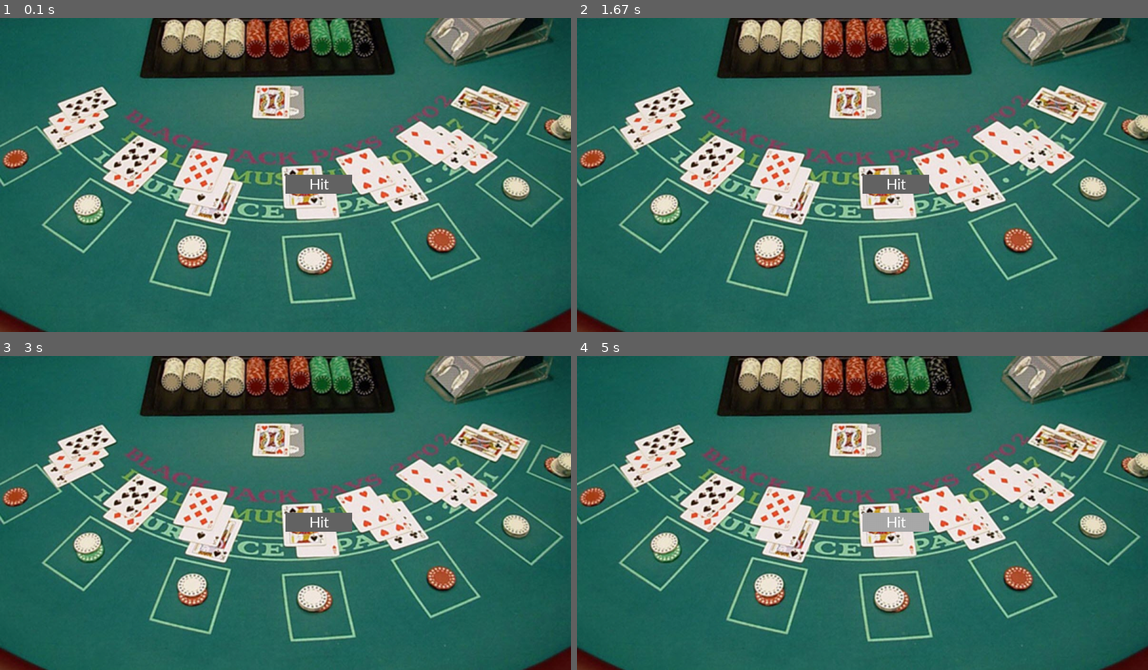
Above: before the commit, frames 1-4 (two rows, left to right).
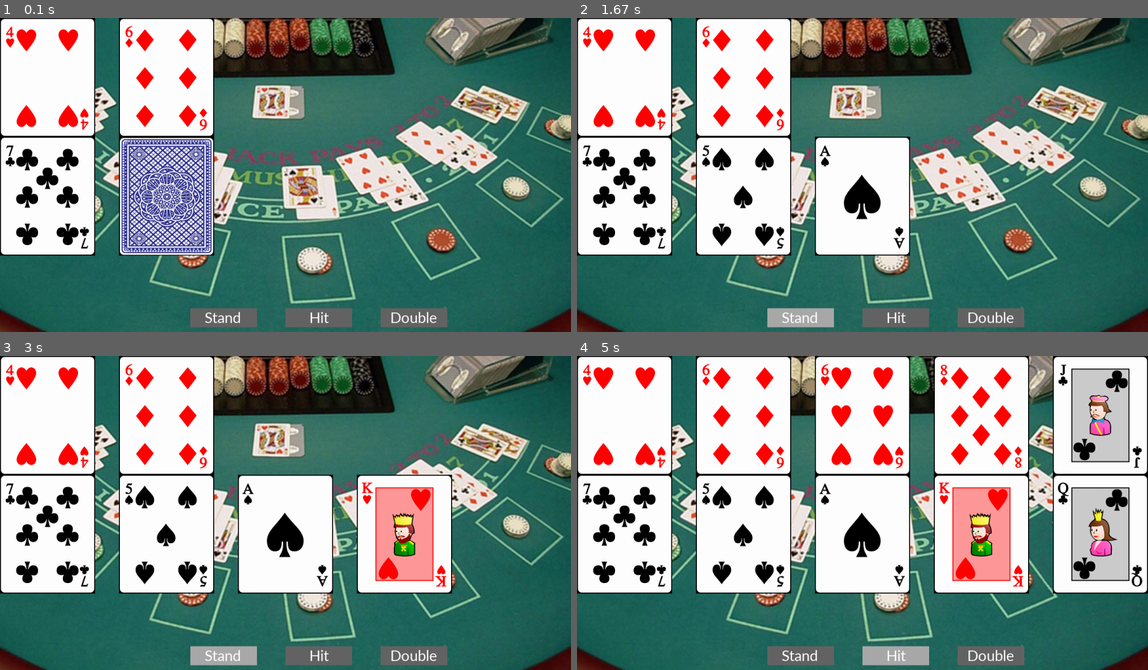
Above: after the commit, the same moments.

Repository: Einar12345/Black-Jack-pygame
Game: pygame game, started from Black-Jack-pygame.py
The game is run twice, just before and just after one commit, with the same random seed, the same clock (stepped at 60 frames per second) and the same inputs.
Inputs (mouse positions are in pixels of both pictures, inside the frame that each line leads up to):
- Up to frame 1 (0.1 s): no input
- Up to frame 2 (1.67 s): click (799, 316) at 0.38 s, where only the run after the commit has a clickable "Stand"
- Up to frame 3 (3 s): no input
- Up to frame 4 (5 s): move the mouse to (1010, 563) at 3.3 s; click (1010, 563) at 3.58 s; click "Hit" at 4.05 s; click "Hit" at 4.38 s; click "Hit" at 4.72 s

The runs differ from the first frame. In frame 1, 28% of the frame differs, in the area x 0-79%, y 0-99%; in frame 2, 33%; in frame 3, 40%; in frame 4, 64%, in the area x 0-100%, y 0-99%.

Commit message:
23-03-17

Diff:
--- a/Black-Jack-pygame.py
+++ b/Black-Jack-pygame.py
@@ -32,13 +32,25 @@
 
 smallfont = pygame.font.SysFont('Corbel',35)
 text = smallfont.render('Hit' , True , color)
+text2 = smallfont.render('Stand' , True , color)
+text3 = smallfont.render('Double' , True , color)
 
 val=""
-kort=""
-kort2=""
+skort=""
+skort2=""
+skort3=""
+skort4=""
+skort5=""
 spelare = []
 x = -250
 hit=0
+stand=0
+double=0
+dkort=""
+dkort2=""
+dkort3=""
+dkort4=""
+dkort5=""
 
 while True:
 
@@ -53,9 +65,15 @@
 
             #if the mouse is clicked on the
             # button the game is terminated
-            if width/2 <= mouse[0] <= width/2+140 and height/2 <= mouse[1] <= height/2+40:
+            if width/2 <= mouse[0] <= width/2+140 and height-50 <= mouse[1] <= height-10:
                 hit+=1
                 x+=250
+
+            if width/3 <= mouse[0] <= width/3+140 and height-50 <= mouse[1] <= height-10:
+            	stand=1
+
+            if width/3*2 <= mouse[0] <= width/3*2+140 and height-50 <= mouse[1] <= height-10:
+            	double=1
 
     # Do logical updates here.
     # ...
@@ -70,13 +88,32 @@
 
     mouse = pygame.mouse.get_pos()
 
-    if width/2 <= mouse[0] <= width/2+140 and height/2 <= mouse[1] <= height/2+40:
-        pygame.draw.rect(window,color_light,[width/2,height/2,140,40])
+    if width/2 <= mouse[0] <= width/2+140 and height-50 <= mouse[1] <= height-10:
+        pygame.draw.rect(window,color_light,[width/2,height-50,140,40])
 
     else:
-        pygame.draw.rect(window,color_dark,[width/2,height/2,140,40])
-
-    window.blit(text , (width/2+50,height/2))
+        pygame.draw.rect(window,color_dark,[width/2,height-50,140,40])
+
+    window.blit(text , (width/2+50,height-50))
+
+
+    if width/3 <= mouse[0] <= width/3+140 and height-50 <= mouse[1] <= height-10:
+        pygame.draw.rect(window,color_light,[width/3,height-50,140,40])
+
+    else:
+        pygame.draw.rect(window,color_dark,[width/3,height-50,140,40])
+
+    window.blit(text2 , (width/3+30,height-50))
+
+
+    if width/3*2 <= mouse[0] <= width/3*2+140 and height-50 <= mouse[1] <= height-10:
+        pygame.draw.rect(window,color_light,[width/3*2,height-50,140,40])
+
+    else:
+        pygame.draw.rect(window,color_dark,[width/3*2,height-50,140,40])
+
+    window.blit(text3 , (width/3*2+20,height-50))
+
 
     kortlek =  ["h1", "h2", "h3", "h4", "h5", "h6", "h7", "h8", "h9", "h10", "h11", "h12", "h13",
 				"c1", "c2", "c3", "c4", "c5", "c6", "c7", "c8", "c9", "c10", "c11", "c12", "c13",
@@ -84,22 +121,108 @@
 				"s1", "s2", "s3", "s4", "s5", "s6", "s7", "s8", "s9", "s10", "s11", "s12", "s13"]
 
 
-    while kort == "":
-    	kort = random.choice(kortlek)
-    	kortlek.remove(kort)
-    	kort = pygame.image.load(kortlek_map[kort]).convert()
-
-    while kort2 == "":
-    	kort2 = random.choice(kortlek)
-    	kortlek.remove(kort2)
-    	kort2 = pygame.image.load(kortlek_map[kort2]).convert()
-
-
+    while skort == "":
+    	skort = random.choice(kortlek)
+    	kortlek.remove(skort)
+    	skort = pygame.image.load(kortlek_map[skort]).convert()
+
+    while skort2 == "":
+    	skort2 = random.choice(kortlek)
+    	kortlek.remove(skort2)
+    	skort2 = pygame.image.load(kortlek_map[skort2]).convert()
+
+    while skort3 == "":
+    	skort3 = random.choice(kortlek)
+    	kortlek.remove(skort3)
+    	skort3 = pygame.image.load(kortlek_map[skort3]).convert()
+
+    while skort4 == "":
+    	skort4 = random.choice(kortlek)
+    	kortlek.remove(skort4)
+    	skort4 = pygame.image.load(kortlek_map[skort4]).convert()
+
+    while skort5 == "":
+    	skort5 = random.choice(kortlek)
+    	kortlek.remove(skort5)
+    	skort5 = pygame.image.load(kortlek_map[skort5]).convert()
+
+
+    if hit == 0:
+    	window.blit(skort, [0, 0])
+    	window.blit(skort2, [250, 0])
     if hit == 1:
-    	window.blit(kort, [0, 0])
+    	window.blit(skort, [0, 0])
+    	window.blit(skort2, [250, 0])
+    	window.blit(skort3, [500, 0])
     if hit == 2:
-    	window.blit(kort, [0, 0])
-    	window.blit(kort2, [250, 0])
+    	window.blit(skort, [0, 0])
+    	window.blit(skort2, [250, 0])
+    	window.blit(skort3, [500, 0])
+    	window.blit(skort4, [750, 0])
+    if hit == 3:
+    	window.blit(skort, [0, 0])
+    	window.blit(skort2, [250, 0])
+    	window.blit(skort3, [500, 0])
+    	window.blit(skort4, [750, 0])
+    	window.blit(skort5, [1000, 0])
+
+
+    while dkort == "":
+    	dkort = random.choice(kortlek)
+    	kortlek.remove(dkort)
+    	dkort = pygame.image.load(kortlek_map[dkort]).convert()
+
+    while dkort2 == "":
+    	dkort2 = random.choice(kortlek)
+    	kortlek.remove(dkort2)
+    	dkort2 = pygame.image.load(kortlek_map[dkort2]).convert()
+
+    while dkort3 == "":
+    	dkort3 = random.choice(kortlek)
+    	kortlek.remove(dkort3)
+    	dkort3 = pygame.image.load(kortlek_map[dkort3]).convert()
+
+    while dkort4 == "":
+    	dkort4 = random.choice(kortlek)
+    	kortlek.remove(dkort4)
+    	dkort4 = pygame.image.load(kortlek_map[dkort4]).convert()
+
+    while dkort5 == "":
+    	dkort5 = random.choice(kortlek)
+    	kortlek.remove(dkort5)
+    	dkort5 = pygame.image.load(kortlek_map[dkort5]).convert()
+
+    if stand == 0:
+    	window.blit(dkort, [0, 250])
+    	window.blit(blank, [250, 250])
+
+    if stand == 1:
+    	window.blit(dkort, [0, 250])
+    	window.blit(dkort2, [250, 250])
+    	stand=2
+    	pygame.display.update()
+    	time.sleep(1)
+    if stand == 2:
+    	window.blit(dkort, [0, 250])
+    	window.blit(dkort2, [250, 250])
+    	window.blit(dkort3, [500, 250])
+    	stand=3
+    	pygame.display.update()
+    	time.sleep(1)
+    if stand == 3:
+    	window.blit(dkort, [0, 250])
+    	window.blit(dkort2, [250, 250])
+    	window.blit(dkort3, [500, 250])
+    	window.blit(dkort4, [750, 250])
+    	stand=4
+    	pygame.display.update()
+    	time.sleep(1)
+    if stand == 4:
+    	window.blit(dkort, [0, 250])
+    	window.blit(dkort2, [250, 250])
+    	window.blit(dkort3, [500, 250])
+    	window.blit(dkort4, [750, 250])
+    	window.blit(dkort5, [1000, 250])
 
 
     pygame.display.flip()  # Refresh on-screen display
